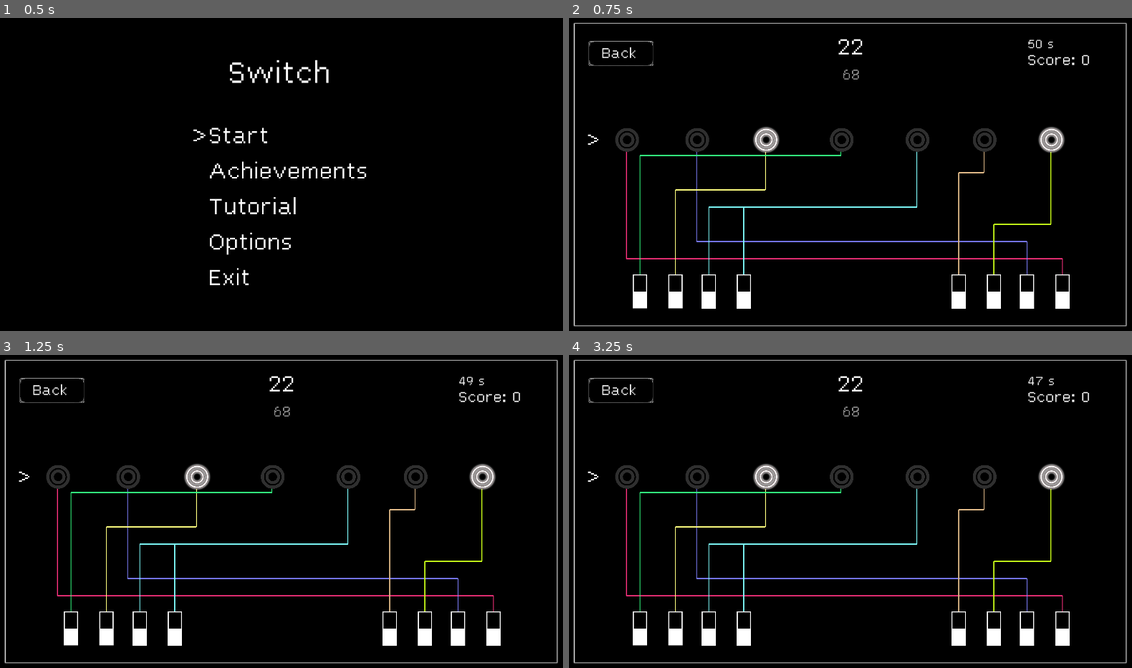
Above: before the commit, frames 1-4 (two rows, left to right).
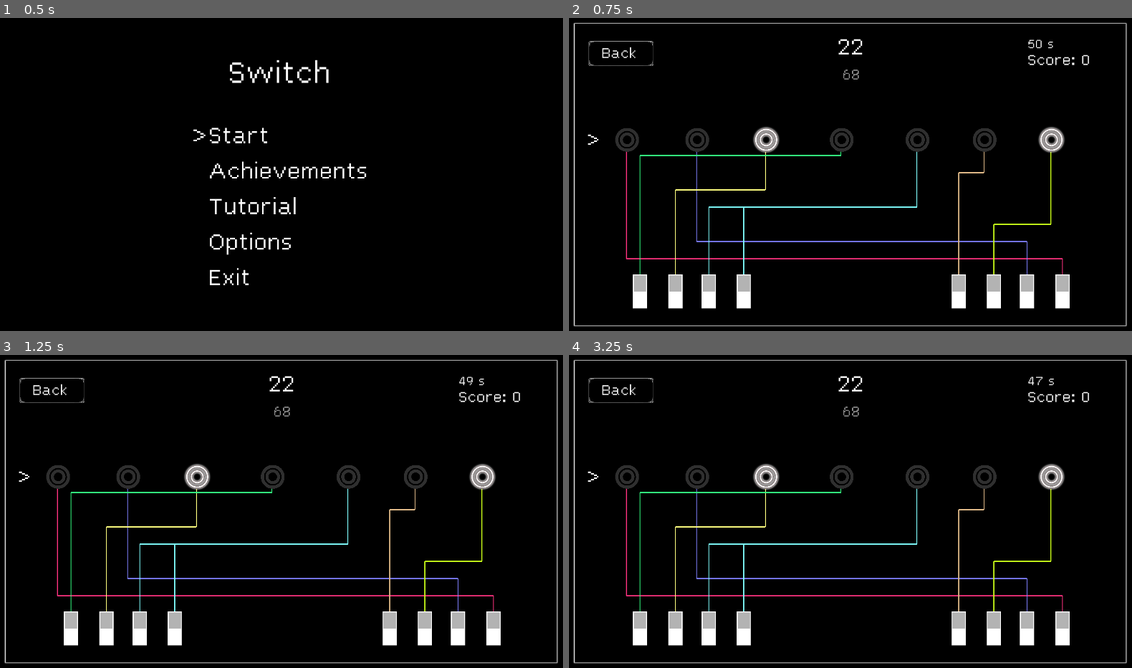
Above: after the commit, the same moments.

Repository: DragonCat4012/Switch
Game: Godot game, scene res://Scenes/menu.tscn
The game is run twice, just before and just after one commit, with the same random seed, the same clock (stepped at 60 frames per second) and the same inputs.
Inputs (mouse positions are in pixels of both pictures, inside the frame that each line leads up to):
- Up to frame 1 (0.5 s): no input
- Up to frame 2 (0.75 s): tap Enter (ui_accept) at 0.5 s; move the mouse to (979, 158) at 0.52 s; hold Right (ui_right) from 0.53 s (still down); click (979, 158) at 0.67 s
- Up to frame 3 (1.25 s): keep holding Right (ui_right); tap Enter (ui_accept) at 0.77 s
- Up to frame 4 (3.25 s): tap Enter (ui_accept) at 1.25, 1.52, 2, 2.75, 3.02 s; move the mouse to (737, 527) at 1.27 s; release Right (ui_right) at 1.28 s; hold Down (ui_down) 1.28-2.03 s; click (737, 527) at 1.42 s; move the mouse to (906, 439) at 2.02 s; hold Right (ui_right) 2.03-2.78 s; click (906, 439) at 2.17 s; move the mouse to (822, 574) at 2.77 s; hold Up (ui_up) from 2.78 s (still down); click (822, 574) at 2.92 s

Frame 1 is identical in both runs. In frame 2, 1.0% of the frame differs, in the area x 11-89%, y 81-93%; in frame 3, 1.0%; in frame 4, 1.0%.

Commit message:
Add vector textures + prep multiplayer scene

Diff:
--- /dev/null
+++ b/Scenes/Multiplayer/KoopMultiplayerScene.gd
@@ -0,0 +1 @@
+extends Node2D
--- /dev/null
+++ b/Scenes/Multiplayer/KoopMultiplayerScene.tscn
@@ -0,0 +1,169 @@
+[gd_scene load_steps=9 format=3 uid="uid://d3lv4k7ojl51"]
+
+[ext_resource type="Script" path="res://Scenes/Multiplayer/KoopMultiplayerScene.gd" id="1_3myuo"]
+[ext_resource type="Texture2D" uid="uid://8yscnlvx11hk" path="res://Sprites/Switch/black_off.svg" id="2_a7sxp"]
+[ext_resource type="Texture2D" uid="uid://blqky2hsct452" path="res://Sprites/Switch/black_on.svg" id="4_hxeay"]
+[ext_resource type="Texture2D" uid="uid://c2pe7fupsvd5j" path="res://Sprites/Switch/white_off.svg" id="5_o40kw"]
+[ext_resource type="Script" path="res://Sprites/Switch/Switch.gd" id="5_ru3r5"]
+[ext_resource type="Texture2D" uid="uid://bkdr5x8xo7he2" path="res://Sprites/Switch/white_on.svg" id="6_ksan3"]
+[ext_resource type="Texture2D" uid="uid://cpiutjtj20tfu" path="res://Sprites/Lamps/off.PNG" id="6_nnwuf"]
+[ext_resource type="Script" path="res://Sprites/Lamps/Lamp.gd" id="7_gjff7"]
+
+[node name="KoopMultiplayerScene" type="Node2D"]
+script = ExtResource("1_3myuo")
+
+[node name="ColorRect" type="ColorRect" parent="."]
+offset_right = 960.0
+offset_bottom = 1080.0
+
+[node name="Switch_1" type="TextureRect" parent="."]
+offset_left = 407.0
+offset_top = 226.0
+offset_right = 497.0
+offset_bottom = 436.0
+rotation = 1.5708
+texture = ExtResource("2_a7sxp")
+expand_mode = 4
+flip_h = true
+script = ExtResource("5_ru3r5")
+
+[node name="Switch_2" type="TextureRect" parent="."]
+offset_left = 407.0
+offset_top = 392.0
+offset_right = 497.0
+offset_bottom = 602.0
+rotation = 1.5708
+texture = ExtResource("4_hxeay")
+expand_mode = 4
+flip_h = true
+script = ExtResource("5_ru3r5")
+
+[node name="Switch_3" type="TextureRect" parent="."]
+offset_left = 407.0
+offset_top = 559.0
+offset_right = 497.0
+offset_bottom = 769.0
+rotation = 1.5708
+texture = ExtResource("4_hxeay")
+expand_mode = 4
+flip_h = true
+script = ExtResource("5_ru3r5")
+
+[node name="Switch_4" type="TextureRect" parent="."]
+offset_left = 407.0
+offset_top = 730.0
+offset_right = 497.0
+offset_bottom = 940.0
+rotation = 1.5708
+texture = ExtResource("4_hxeay")
+expand_mode = 4
+flip_h = true
+script = ExtResource("5_ru3r5")
+
+[node name="Switch_5" type="TextureRect" parent="."]
+offset_left = 1671.0
+offset_top = 226.0
+offset_right = 1761.0
+offset_bottom = 436.0
+rotation = 1.5708
+texture = ExtResource("5_o40kw")
+expand_mode = 4
+flip_h = true
+script = ExtResource("5_ru3r5")
+
+[node name="Switch_6" type="TextureRect" parent="."]
+offset_left = 1671.0
+offset_top = 392.0
+offset_right = 1761.0
+offset_bottom = 602.0
+rotation = 1.5708
+texture = ExtResource("6_ksan3")
+expand_mode = 4
+flip_h = true
+script = ExtResource("5_ru3r5")
+
+[node name="Switch_7" type="TextureRect" parent="."]
+offset_left = 1671.0
+offset_top = 559.0
+offset_right = 1761.0
+offset_bottom = 769.0
+rotation = 1.5708
+texture = ExtResource("6_ksan3")
+expand_mode = 4
+flip_h = true
+script = ExtResource("5_ru3r5")
+
+[node name="Switch_8" type="TextureRect" parent="."]
+offset_left = 1671.0
+offset_top = 730.0
+offset_right = 1761.0
+offset_bottom = 940.0
+rotation = 1.5708
+texture = ExtResource("6_ksan3")
+expand_mode = 4
+flip_h = true
+script = ExtResource("5_ru3r5")
+
+[node name="Lamps" type="VBoxContainer" parent="."]
+offset_left = 893.0
+offset_top = 56.0
+offset_right = 1029.0
+offset_bottom = 1016.0
+size_flags_vertical = 3
+theme_override_constants/separation = 22
+
+[node name="Lamp_1" type="TextureRect" parent="Lamps"]
+custom_minimum_size = Vector2(100, 100)
+layout_mode = 2
+size_flags_vertical = 3
+texture = ExtResource("6_nnwuf")
+expand_mode = 2
+script = ExtResource("7_gjff7")
+
+[node name="Lamp_2" type="TextureRect" parent="Lamps"]
+custom_minimum_size = Vector2(100, 100)
+layout_mode = 2
+size_flags_vertical = 3
+texture = ExtResource("6_nnwuf")
+expand_mode = 2
+script = ExtResource("7_gjff7")
+
+[node name="Lamp_3" type="TextureRect" parent="Lamps"]
+custom_minimum_size = Vector2(100, 100)
+layout_mode = 2
+size_flags_vertical = 3
+texture = ExtResource("6_nnwuf")
+expand_mode = 2
+script = ExtResource("7_gjff7")
+
+[node name="Lamp_4" type="TextureRect" parent="Lamps"]
+custom_minimum_size = Vector2(100, 100)
+layout_mode = 2
+size_flags_vertical = 3
+texture = ExtResource("6_nnwuf")
+expand_mode = 2
+script = ExtResource("7_gjff7")
+
+[node name="Lamp_5" type="TextureRect" parent="Lamps"]
+custom_minimum_size = Vector2(100, 100)
+layout_mode = 2
+size_flags_vertical = 3
+texture = ExtResource("6_nnwuf")
+expand_mode = 2
+script = ExtResource("7_gjff7")
+
+[node name="Lamp_6" type="TextureRect" parent="Lamps"]
+custom_minimum_size = Vector2(100, 100)
+layout_mode = 2
+size_flags_vertical = 3
+texture = ExtResource("6_nnwuf")
+expand_mode = 2
+script = ExtResource("7_gjff7")
+
+[node name="Lamp_7" type="TextureRect" parent="Lamps"]
+custom_minimum_size = Vector2(100, 100)
+layout_mode = 2
+size_flags_vertical = 3
+texture = ExtResource("6_nnwuf")
+expand_mode = 2
+script = ExtResource("7_gjff7")
--- a/Scenes/game.tscn
+++ b/Scenes/game.tscn
@@ -4,10 +4,10 @@
 [ext_resource type="Texture2D" uid="uid://cf83i6ab4h457" path="res://Sprites/button.PNG" id="2_cvfho"]
 [ext_resource type="FontFile" uid="uid://b2cswqm32sj5f" path="res://Ressources/Lex.ttf" id="2_q8ujg"]
 [ext_resource type="Script" path="res://Sprites/Switch/Switch.gd" id="3_gwxeo"]
-[ext_resource type="Texture2D" uid="uid://bvp45mugj0pvi" path="res://Sprites/Switch/off.PNG" id="3_tksxr"]
 [ext_resource type="Texture2D" uid="uid://bg2v8g0rhtklx" path="res://Sprites/Maps/map_deco.PNG" id="4_tswrj"]
 [ext_resource type="Texture2D" uid="uid://cpiutjtj20tfu" path="res://Sprites/Lamps/off.PNG" id="5_4jnr2"]
 [ext_resource type="Texture2D" uid="uid://bwvpxew6qd2m5" path="res://Sprites/Maps/map_border.PNG" id="5_nvd4p"]
+[ext_resource type="Texture2D" uid="uid://c2pe7fupsvd5j" path="res://Sprites/Switch/white_off.svg" id="6_1cxes"]
 [ext_resource type="Script" path="res://Sprites/Lamps/Lamp.gd" id="6_ampmk"]
 
 [node name="Game" type="Node2D"]
@@ -74,57 +74,57 @@
 
 [node name="Switch 1" type="Sprite2D" parent="MarginContainer"]
 position = Vector2(252, 933)
-scale = Vector2(0.07, 0.07)
-texture = ExtResource("3_tksxr")
+scale = Vector2(0.0958469, 0.0958469)
+texture = ExtResource("6_1cxes")
 script = ExtResource("3_gwxeo")
 metadata/id = 1
 
 [node name="Switch 2" type="Sprite2D" parent="MarginContainer"]
 position = Vector2(371, 933)
-scale = Vector2(0.07, 0.07)
-texture = ExtResource("3_tksxr")
+scale = Vector2(0.096, 0.096)
+texture = ExtResource("6_1cxes")
 script = ExtResource("3_gwxeo")
 metadata/id = 2
 
 [node name="Switch 3" type="Sprite2D" parent="MarginContainer"]
 position = Vector2(483, 933.26)
-scale = Vector2(0.07, 0.07)
-texture = ExtResource("3_tksxr")
+scale = Vector2(0.096, 0.096)
+texture = ExtResource("6_1cxes")
 script = ExtResource("3_gwxeo")
 metadata/id = 3
 
 [node name="Switch 4" type="Sprite2D" parent="MarginContainer"]
 position = Vector2(600, 933.26)
-scale = Vector2(0.07, 0.07)
-texture = ExtResource("3_tksxr")
+scale = Vector2(0.0958086, 0.096)
+texture = ExtResource("6_1cxes")
 script = ExtResource("3_gwxeo")
 metadata/id = 4
 
 [node name="Switch 5" type="Sprite2D" parent="MarginContainer"]
 position = Vector2(1320, 933.26)
-scale = Vector2(0.07, 0.07)
-texture = ExtResource("3_tksxr")
+scale = Vector2(0.096, 0.096)
+texture = ExtResource("6_1cxes")
 script = ExtResource("3_gwxeo")
 metadata/id = 5
 
 [node name="Switch 6" type="Sprite2D" parent="MarginContainer"]
 position = Vector2(1438, 933.26)
-scale = Vector2(0.07, 0.07)
-texture = ExtResource("3_tksxr")
+scale = Vector2(0.096, 0.096)
+texture = ExtResource("6_1cxes")
 script = ExtResource("3_gwxeo")
 metadata/id = 6
 
 [node name="Switch 7" type="Sprite2D" parent="MarginContainer"]
 position = Vector2(1549, 933.26)
-scale = Vector2(0.07, 0.07)
-texture = ExtResource("3_tksxr")
+scale = Vector2(0.096, 0.096)
+texture = ExtResource("6_1cxes")
 script = ExtResource("3_gwxeo")
 metadata/id = 7
 
 [node name="Switch 8" type="Sprite2D" parent="MarginContainer"]
 position = Vector2(1668, 933.26)
-scale = Vector2(0.07, 0.07)
-texture = ExtResource("3_tksxr")
+scale = Vector2(0.096, 0.096)
+texture = ExtResource("6_1cxes")
 script = ExtResource("3_gwxeo")
 metadata/id = 8
 
--- a/Sprites/Switch/Switch.gd
+++ b/Sprites/Switch/Switch.gd
@@ -1,12 +1,15 @@
 extends Sprite2D
 
-var onTexture = load("res://Sprites/Switch/on.PNG")
-var offTexture = load("res://Sprites/Switch/off.PNG")
+var black_on_texture = load("res://Sprites/Switch/black_on.svg")
+var black_off_texture = load("res://Sprites/Switch/black_off.svg")
+var white_on_texture = load("res://Sprites/Switch/white_on.svg")
+var white_off_texture = load("res://Sprites/Switch/white_off.svg")
+
 var isOn = false
 
 func _ready():
 	set_process_input(true)
-	texture = offTexture
+	texture = white_off_texture
 
 func _input(event):
 	if event is InputEventMouseButton and event.is_pressed():
@@ -15,11 +18,12 @@
 			updateSprite()
 
 func updateSprite():
+	var type = self.get_meta("isDark")
 	toggleStatus(isOn)
 	if isOn:
-		texture = onTexture
+		texture = white_on_texture
 	else:
-		texture = offTexture
+		texture = white_off_texture
 
 func toggleStatus(_isOn):
 	if get_tree().current_scene.has_method("switch_activated"):
--- /dev/null
+++ b/Sprites/Switch/black_off.svg
@@ -0,0 +1,78 @@
+<?xml version="1.0" encoding="UTF-8" standalone="no"?>
+<!-- Created with Inkscape (http://www.inkscape.org/) -->
+
+<svg
+   version="1.1"
+   id="svg2"
+   width="495.27274"
+   height="1189.8182"
+   viewBox="0 0 495.27274 1189.8182"
+   sodipodi:docname="black_off.svg"
+   inkscape:version="1.2.2 (732a01da63, 2022-12-09)"
+   xmlns:inkscape="http://www.inkscape.org/namespaces/inkscape"
+   xmlns:sodipodi="http://sodipodi.sourceforge.net/DTD/sodipodi-0.dtd"
+   xmlns="http://www.w3.org/2000/svg"
+   xmlns:svg="http://www.w3.org/2000/svg">
+  <defs
+     id="defs6" />
+  <sodipodi:namedview
+     id="namedview4"
+     pagecolor="#505050"
+     bordercolor="#ffffff"
+     borderopacity="1"
+     inkscape:showpageshadow="0"
+     inkscape:pageopacity="0"
+     inkscape:pagecheckerboard="1"
+     inkscape:deskcolor="#505050"
+     showgrid="false"
+     inkscape:zoom="0.84214544"
+     inkscape:cx="116.36945"
+     inkscape:cy="594.90912"
+     inkscape:window-width="2560"
+     inkscape:window-height="1377"
+     inkscape:window-x="1912"
+     inkscape:window-y="-8"
+     inkscape:window-maximized="1"
+     inkscape:current-layer="g1068" />
+  <g
+     inkscape:groupmode="layer"
+     id="layer2"
+     inkscape:label="Background"
+     style="display:inline;fill:#000000"
+     sodipodi:insensitive="true">
+    <rect
+       style="fill:#000000;stroke:#000000;stroke-width:6.32693"
+       id="rect347"
+       width="689.9046"
+       height="1290.751"
+       x="-78.371262"
+       y="-48.685177" />
+  </g>
+  <g
+     inkscape:groupmode="layer"
+     id="layer1"
+     inkscape:label="light"
+     style="display:none;fill:#ffffff;stroke:none">
+    <rect
+       style="fill:#ffffff;stroke:none;stroke-width:6.32693"
+       id="rect292"
+       width="432.22937"
+       height="560.47327"
+       x="33.248413"
+       y="591.3468" />
+  </g>
+  <g
+     inkscape:groupmode="layer"
+     id="g1068"
+     inkscape:label="light2"
+     style="display:inline;fill:#b3b3b3;stroke:none"
+     transform="translate(0,-554.53604)">
+    <rect
+       style="fill:#b3b3b3;stroke:none;stroke-width:6.32693"
+       id="rect1066"
+       width="432.22937"
+       height="560.47327"
+       x="33.248413"
+       y="591.3468" />
+  </g>
+</svg>
--- /dev/null
+++ b/Sprites/Switch/black_on.svg
@@ -0,0 +1,78 @@
+<?xml version="1.0" encoding="UTF-8" standalone="no"?>
+<!-- Created with Inkscape (http://www.inkscape.org/) -->
+
+<svg
+   version="1.1"
+   id="svg2"
+   width="495.27274"
+   height="1189.8182"
+   viewBox="0 0 495.27274 1189.8182"
+   sodipodi:docname="black_on.svg"
+   inkscape:version="1.2.2 (732a01da63, 2022-12-09)"
+   xmlns:inkscape="http://www.inkscape.org/namespaces/inkscape"
+   xmlns:sodipodi="http://sodipodi.sourceforge.net/DTD/sodipodi-0.dtd"
+   xmlns="http://www.w3.org/2000/svg"
+   xmlns:svg="http://www.w3.org/2000/svg">
+  <defs
+     id="defs6" />
+  <sodipodi:namedview
+     id="namedview4"
+     pagecolor="#505050"
+     bordercolor="#ffffff"
+     borderopacity="1"
+     inkscape:showpageshadow="0"
+     inkscape:pageopacity="0"
+     inkscape:pagecheckerboard="1"
+     inkscape:deskcolor="#505050"
+     showgrid="false"
+     inkscape:zoom="0.84214544"
+     inkscape:cx="116.36945"
+     inkscape:cy="594.90912"
+     inkscape:window-width="2560"
+     inkscape:window-height="1377"
+     inkscape:window-x="1912"
+     inkscape:window-y="-8"
+     inkscape:window-maximized="1"
+     inkscape:current-layer="g1068" />
+  <g
+     inkscape:groupmode="layer"
+     id="layer2"
+     inkscape:label="Background"
+     style="display:inline;fill:#000000"
+     sodipodi:insensitive="true">
+    <rect
+       style="fill:#000000;stroke:#000000;stroke-width:6.32693"
+       id="rect347"
+       width="689.9046"
+       height="1290.751"
+       x="-78.371262"
+       y="-48.685177" />
+  </g>
+  <g
+     inkscape:groupmode="layer"
+     id="layer1"
+     inkscape:label="light"
+     style="display:inline;fill:#ffffff;stroke:none">
+    <rect
+       style="fill:#ffffff;stroke:none;stroke-width:6.32693"
+       id="rect292"
+       width="432.22937"
+       height="560.47327"
+       x="33.248413"
+       y="591.3468" />
+  </g>
+  <g
+     inkscape:groupmode="layer"
+     id="g1068"
+     inkscape:label="light2"
+     style="display:none;fill:#b3b3b3;stroke:none"
+     transform="translate(0,-554.53604)">
+    <rect
+       style="fill:#b3b3b3;stroke:none;stroke-width:6.32693"
+       id="rect1066"
+       width="432.22937"
+       height="560.47327"
+       x="33.248413"
+       y="591.3468" />
+  </g>
+</svg>
--- /dev/null
+++ b/Sprites/Switch/white_off.svg
@@ -0,0 +1,78 @@
+<?xml version="1.0" encoding="UTF-8" standalone="no"?>
+<!-- Created with Inkscape (http://www.inkscape.org/) -->
+
+<svg
+   version="1.1"
+   id="svg2"
+   width="495.27274"
+   height="1189.8182"
+   viewBox="0 0 495.27274 1189.8182"
+   sodipodi:docname="white_off.svg"
+   inkscape:version="1.2.2 (732a01da63, 2022-12-09)"
+   xmlns:inkscape="http://www.inkscape.org/namespaces/inkscape"
+   xmlns:sodipodi="http://sodipodi.sourceforge.net/DTD/sodipodi-0.dtd"
+   xmlns="http://www.w3.org/2000/svg"
+   xmlns:svg="http://www.w3.org/2000/svg">
+  <defs
+     id="defs6" />
+  <sodipodi:namedview
+     id="namedview4"
+     pagecolor="#505050"
+     bordercolor="#ffffff"
+     borderopacity="1"
+     inkscape:showpageshadow="0"
+     inkscape:pageopacity="0"
+     inkscape:pagecheckerboard="1"
+     inkscape:deskcolor="#505050"
+     showgrid="false"
+     inkscape:zoom="0.84214544"
+     inkscape:cx="116.36945"
+     inkscape:cy="594.90912"
+     inkscape:window-width="2560"
+     inkscape:window-height="1377"
+     inkscape:window-x="1912"
+     inkscape:window-y="-8"
+     inkscape:window-maximized="1"
+     inkscape:current-layer="layer2" />
+  <g
+     inkscape:groupmode="layer"
+     id="layer2"
+     inkscape:label="Background"
+     style="display:inline;fill:#ffffff"
+     sodipodi:insensitive="true">
+    <rect
+       style="fill:#ffffff;stroke:#000000;stroke-width:6.32693"
+       id="rect347"
+       width="689.9046"
+       height="1290.751"
+       x="-78.371262"
+       y="-48.685177" />
+  </g>
+  <g
+     inkscape:groupmode="layer"
+     id="layer1"
+     inkscape:label="light"
+     style="display:none;fill:#000000;stroke:none">
+    <rect
+       style="fill:#000000;stroke:none;stroke-width:6.32693"
+       id="rect292"
+       width="432.22937"
+       height="560.47327"
+       x="33.248413"
+       y="591.3468" />
+  </g>
+  <g
+     inkscape:groupmode="layer"
+     id="g1068"
+     inkscape:label="light2"
+     style="display:inline;fill:#b3b3b3;stroke:none"
+     transform="translate(0,-554.53604)">
+    <rect
+       style="fill:#b3b3b3;stroke:none;stroke-width:6.32693"
+       id="rect1066"
+       width="432.22937"
+       height="560.47327"
+       x="33.248413"
+       y="591.3468" />
+  </g>
+</svg>
--- /dev/null
+++ b/Sprites/Switch/white_on.svg
@@ -0,0 +1,78 @@
+<?xml version="1.0" encoding="UTF-8" standalone="no"?>
+<!-- Created with Inkscape (http://www.inkscape.org/) -->
+
+<svg
+   version="1.1"
+   id="svg2"
+   width="495.27274"
+   height="1189.8182"
+   viewBox="0 0 495.27274 1189.8182"
+   sodipodi:docname="white_on.svg"
+   inkscape:version="1.2.2 (732a01da63, 2022-12-09)"
+   xmlns:inkscape="http://www.inkscape.org/namespaces/inkscape"
+   xmlns:sodipodi="http://sodipodi.sourceforge.net/DTD/sodipodi-0.dtd"
+   xmlns="http://www.w3.org/2000/svg"
+   xmlns:svg="http://www.w3.org/2000/svg">
+  <defs
+     id="defs6" />
+  <sodipodi:namedview
+     id="namedview4"
+     pagecolor="#505050"
+     bordercolor="#ffffff"
+     borderopacity="1"
+     inkscape:showpageshadow="0"
+     inkscape:pageopacity="0"
+     inkscape:pagecheckerboard="1"
+     inkscape:deskcolor="#505050"
+     showgrid="false"
+     inkscape:zoom="0.84214544"
+     inkscape:cx="116.36945"
+     inkscape:cy="594.90912"
+     inkscape:window-width="2560"
+     inkscape:window-height="1377"
+     inkscape:window-x="1912"
+     inkscape:window-y="-8"
+     inkscape:window-maximized="1"
+     inkscape:current-layer="layer2" />
+  <g
+     inkscape:groupmode="layer"
+     id="layer2"
+     inkscape:label="Background"
+     style="display:inline;fill:#ffffff"
+     sodipodi:insensitive="true">
+    <rect
+       style="fill:#ffffff;stroke:#000000;stroke-width:6.32693"
+       id="rect347"
+       width="689.9046"
+       height="1290.751"
+       x="-78.371262"
+       y="-48.685177" />
+  </g>
+  <g
+     inkscape:groupmode="layer"
+     id="layer1"
+     inkscape:label="light"
+     style="display:inline;fill:#000000;stroke:none">
+    <rect
+       style="fill:#000000;stroke:none;stroke-width:6.32693"
+       id="rect292"
+       width="432.22937"
+       height="560.47327"
+       x="33.248413"
+       y="591.3468" />
+  </g>
+  <g
+     inkscape:groupmode="layer"
+     id="g1068"
+     inkscape:label="light2"
+     style="display:none;fill:#b3b3b3;stroke:none"
+     transform="translate(0,-554.53604)">
+    <rect
+       style="fill:#b3b3b3;stroke:none;stroke-width:6.32693"
+       id="rect1066"
+       width="432.22937"
+       height="560.47327"
+       x="33.248413"
+       y="591.3468" />
+  </g>
+</svg>
Not shown, added: Sprites/Switch/black_off.svg.import
Not shown, added: Sprites/Switch/black_on.svg.import
Not shown, added: Sprites/Switch/white_off.svg.import
Not shown, added: Sprites/Switch/white_on.svg.import
